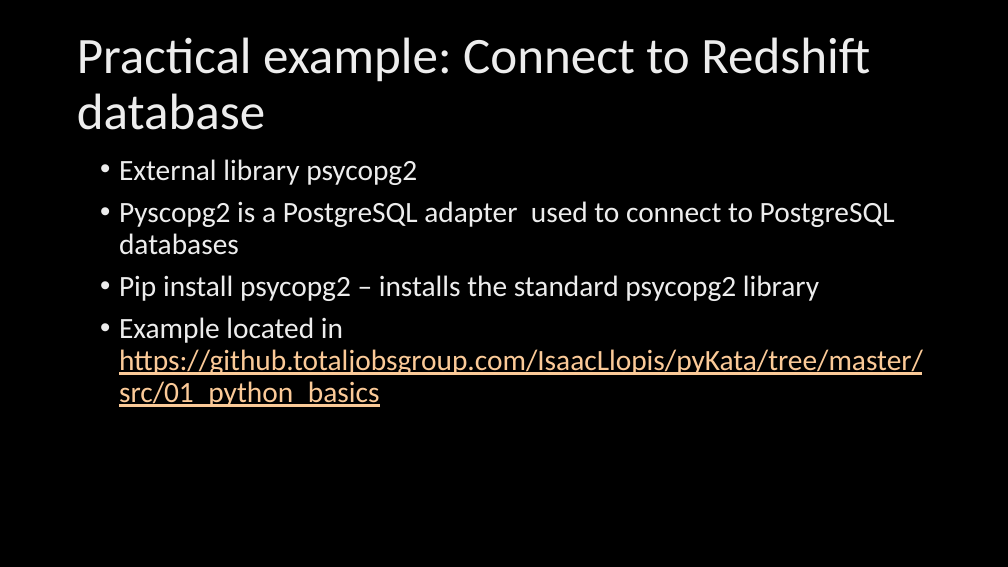
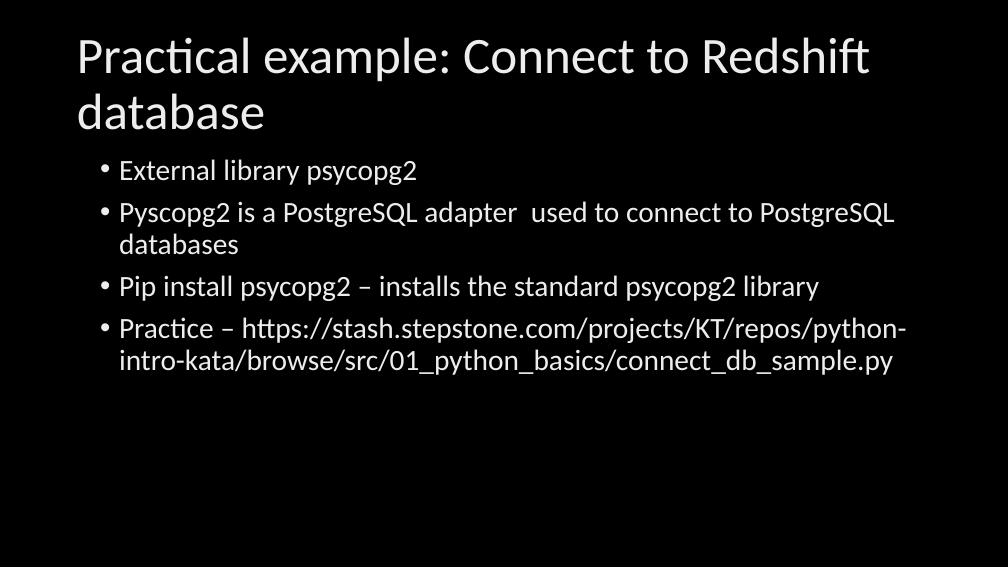
Before and after one commit to LaurentZuijdwijk/stst-array-kata, a slide deck: slide 13 of Python CodeKata.pptx. Drawn at 1008x567 pixels with LibreOffice and Linux fonts; fonts in the diff are those of the drawing; background and template pictures are left out. Boxes give left, top, right and bottom in pixels: in the first picture for what was removed or moved away, otherwise in the second. Text is boxed around its words. In the diff, an @@ line names an element or a change of style, - is before the commit and + after.

```diff
--- a/Python CodeKata.pptx
+++ b/Python CodeKata.pptx
@@ text at (119, 317, 907, 375): text changed; text colour #FBCA98 to gradient #BFBFBF to #EDEDED to #FFFFFF @@
-• Example located in https://github.totaljobsgroup.com/IsaacLlopis/pyKata/tree/master/src/01_python_basics
+• Practice – https://stash.stepstone.com/projects/KT/repos/python-intro-kata/browse/src/01_python_basics/connect_db_sample.py
```
Also in this commit, not shown: 8 other slides changed.
